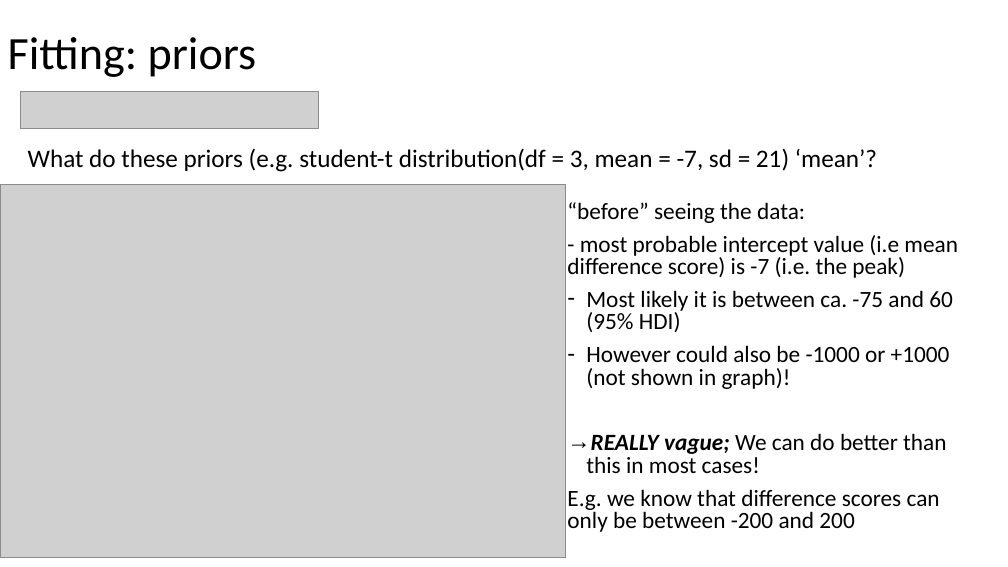
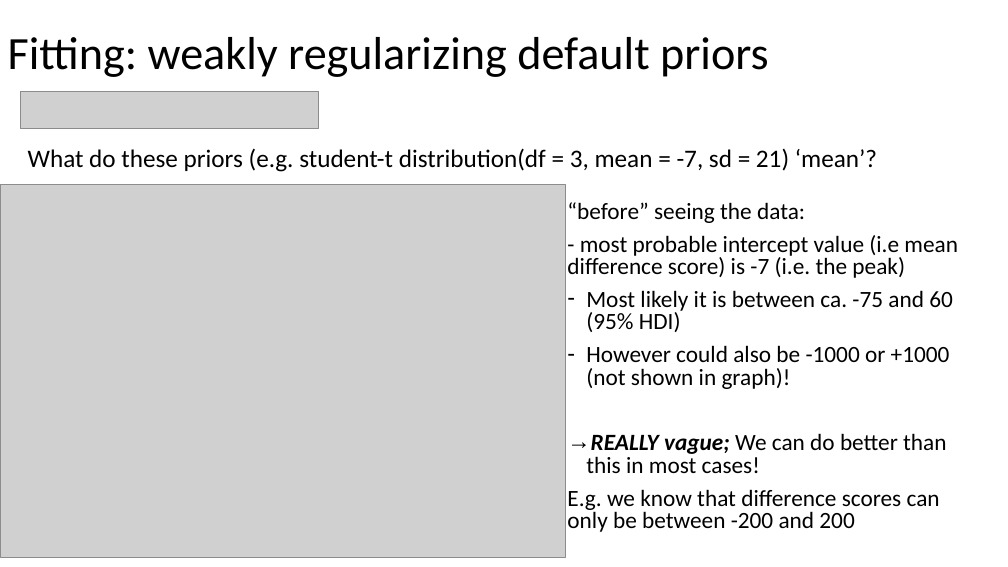
Before and after one commit to julianquandt/brms-intro-SIPS2019, a slide deck: slide 42 of intro_to_brms.pptx. Drawn at 1008x567 pixels with LibreOffice and Linux fonts; fonts in the diff are those of the drawing; grey boxes stand for pictures. Boxes give left, top, right and bottom in pixels: in the first picture for what was removed or moved away, otherwise in the second. Text is boxed around its words. In the diff, an @@ line names an element or a change of style, - is before the commit and + after.

```diff
--- a/intro_to_brms.pptx
+++ b/intro_to_brms.pptx
@@ title at [8, 37, 769, 77]: text changed @@
-Fitting: priors
+Fitting: weakly regularizing default priors
```
Also in this commit, not shown: 4 other slides changed.
